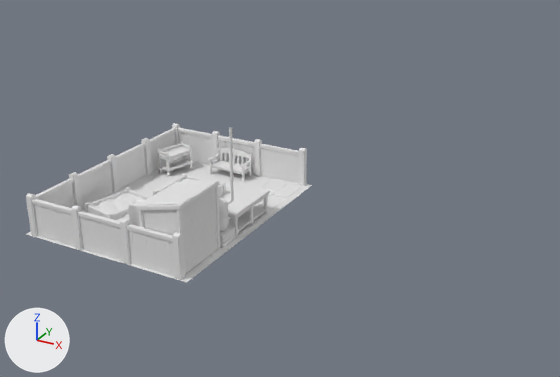
Before and after pictures for a commit that changed the FBX model Assets/Prefabs/Kitchen/Garden.fbx.
One viewpoint serves both versions: a 50 mm lens placed at (25.2, -47.4, 25.6), pointed at (1.8, -4.9, 4.3). Lighting does not change. The marker at lower left points along +X, +Y and +Z. The older version comes first. Where no turn or scale is listed for an object, it has been applied to the vertices.
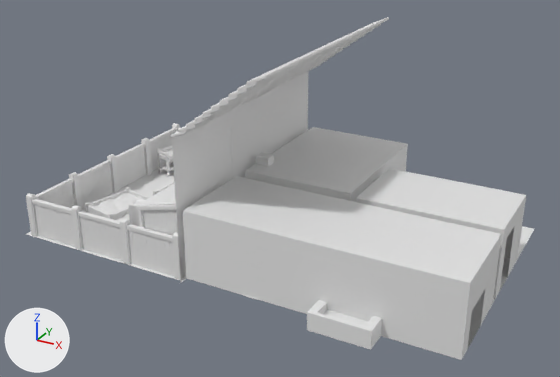
Boxes [x1, y1, x2, y2] around the edits, measured in the pictures (560 x 377 px):
'Walls', added
    after: [183, 127, 526, 360]
'Walls.001', added
    after: [172, 72, 308, 283]
'Roof Tiles.002', added
    after: [171, 17, 389, 138]
'Cube.057', added
    after: [307, 300, 382, 350]
'Floor_Blue', added
    after: [493, 226, 534, 302]
'Cube.056', added
    after: [468, 291, 485, 348]
'Cube.138', added
    after: [256, 152, 274, 167]
'Cylinder.009', added (mostly hidden)
    after: [242, 294, 259, 300]
'Plane', unchanged, covered by the edit
    before: [27, 159, 312, 282]
    after: [27, 168, 186, 281]
'Cube.077', unchanged, covered by the edit
    before: [143, 188, 218, 274]
    after: [143, 210, 177, 235]

Patch to the scene script:
```diff
--- a/Assets/Prefabs/Kitchen/Garden.fbx.py
+++ b/Assets/Prefabs/Kitchen/Garden.fbx.py
@@ mat_sbox_scene @@
+mat_sbox_scene = principled_material('sbox_scene')
+mat_sbox_scene.base_color = (0.8, 0.8, 0.8)  # white #e7e7e7
@@ me_walls_002 @@
+me_walls_002.from_pydata(...)  # 14 vertices, 11 faces; spans x -1.6..4.3, y -12.2..5.8, z -0.6..13.8
+me_walls_002.materials.append(mat_sbox_scene)  # white #e7e7e7
@@ me_walls_001 @@
+me_walls_001.from_pydata(...)  # 73 vertices, 95 faces; spans x -1.6..16.9, y -12.2..5.8, z -0.3..4.7
+me_walls_001.materials.append(mat_sbox_scene)  # white #e7e7e7
@@ me_cube_248_1 @@
+me_cube_248_1.from_pydata(...)  # 132 vertices, 147 faces; spans x -0.69..0.8, y -0.68..0.68, z -0.08..2.15
+me_cube_248_1.materials.append(mat_clay)  # white #e7e7e7
@@ me_roof_tiles_004 @@
+me_roof_tiles_004.from_pydata(...)  # 480 vertices, 520 faces; spans x -0.1..6.4, y -13.5..4.5, z 0.1..4.7
+me_roof_tiles_004.materials.append(mat_claytiles)  # white #e7e7e7
@@ me_cylinder_020 @@
+me_cylinder_020.from_pydata(...)  # a 36-sided cylinder along z spanning x -3.0..3.0, y -3.0..3.0, z 0.0..0.07
@@ me_cube_162 @@
+me_cube_162.from_pydata(...)  # 44 vertices, 42 faces; spans x -1.97..1.97, y -1.42..0.3, z -0.85..0.36
@@ me_cube_058 @@
+me_cube_058.from_pydata(...)  # a box spanning x 0.37..0.74, y -1.33..1.33, z -0.57..1.92
@@ me_floor_blue_001 @@
+me_floor_blue_001.from_pydata([(16.95, -5.53, -0.05), (16.95, 5.76, -0.05), (7.14, 5.76, -0.05), (7.14, -5.53, -0.05)], [], [(1, 2, 3), (0, 1, 3)])
+me_floor_blue_001.materials.append(mat_sbox_scene)  # white #e7e7e7
@@ ob_walls_001 @@
+ob_walls_001 = bpy.data.objects.new('Walls.001', me_walls_002)
+ob_walls_001.location = (0.1, 0.0, 0.3)
@@ ob_walls @@
+ob_walls = bpy.data.objects.new('Walls', me_walls_001)
+ob_walls.location = (0.1, 0.0, 0.3)
@@ ob_cube_138 @@
+ob_cube_138 = bpy.data.objects.new('Cube.138', me_cube_248_1)
+ob_cube_138.location = (-0.32, -2.93, 3.51)
@@ ob_roof_tiles_002 @@
+ob_roof_tiles_002 = bpy.data.objects.new('Roof Tiles.002', me_roof_tiles_004)
+ob_roof_tiles_002.location = (-1.47, 1.26, 9.67)
@@ ob_cylinder_009 @@
+ob_cylinder_009 = bpy.data.objects.new('Cylinder.009', me_cylinder_020)
+ob_cylinder_009.location = (3.8, -9.32, 0.25)
@@ ob_cube_057 @@
+ob_cube_057 = bpy.data.objects.new('Cube.057', me_cube_162)
+ob_cube_057.location = (10.41, -12.31, 1.1)
@@ ob_cube_056 @@
+ob_cube_056 = bpy.data.objects.new('Cube.056', me_cube_058)
+ob_cube_056.location = (16.3, -9.81, 0.81)
@@ ob_floor_blue @@
+ob_floor_blue = bpy.data.objects.new('Floor_Blue', me_floor_blue_001)
+ob_floor_blue.location = (0.1, 0.0, 0.3)
```
